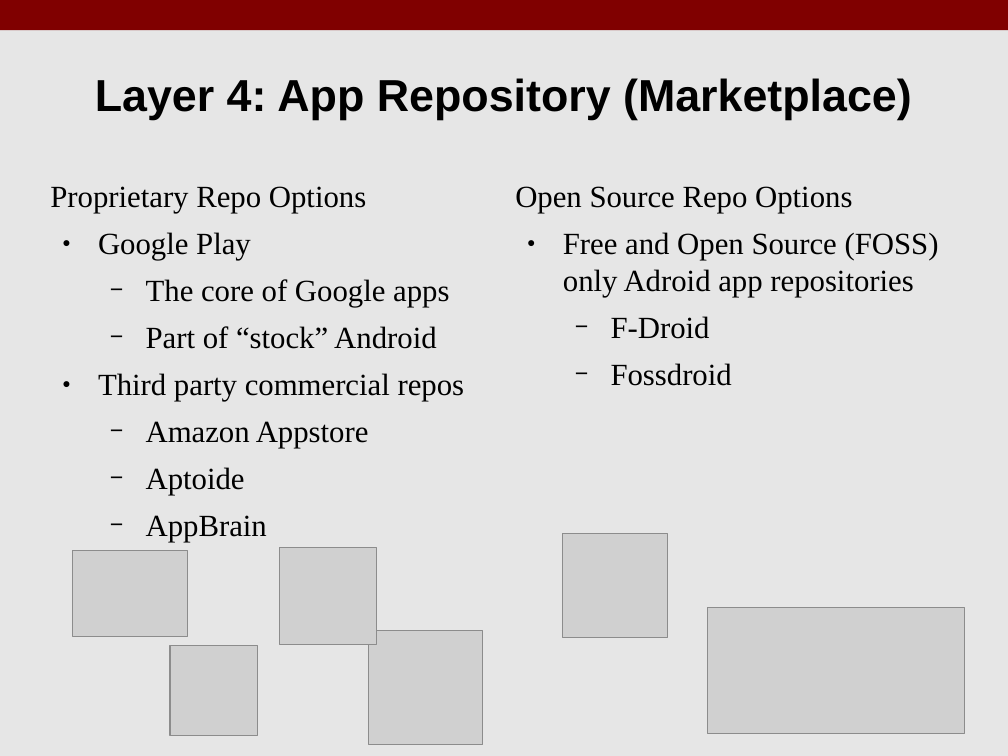
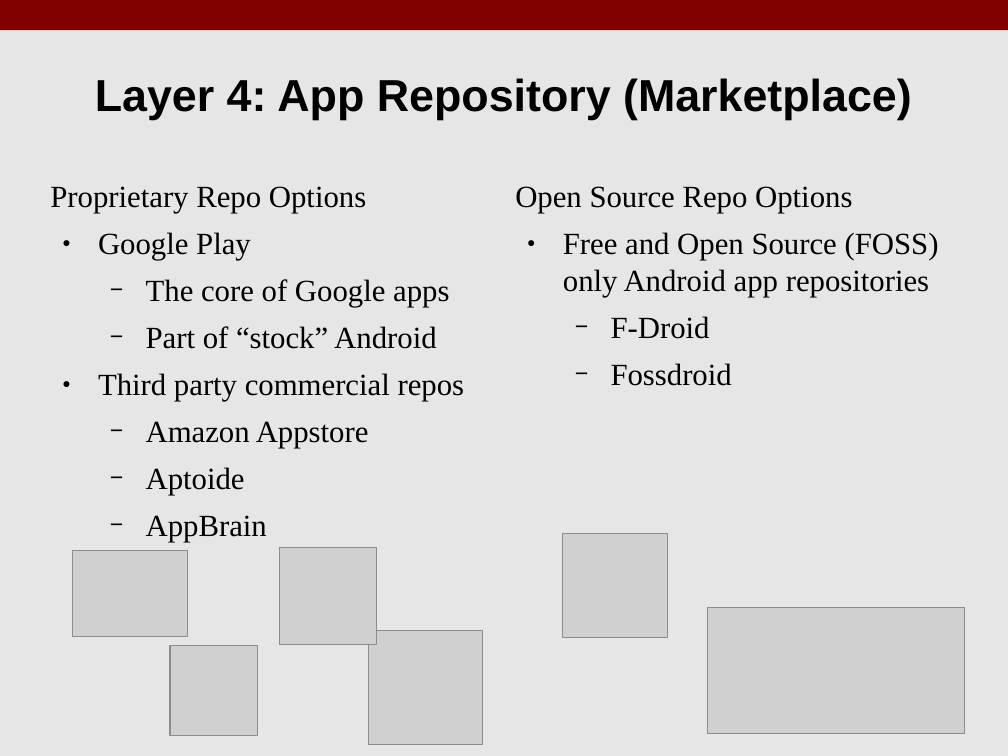
Before and after one commit to benroose/presentations, a slide deck: slide 13 of open_source_android/KLF17_Open_Source_Android.odp. Drawn at 1008x756 pixels with LibreOffice and Linux fonts; fonts in the diff are those of the drawing; grey boxes stand for pictures. Boxes give left, top, right and bottom in pixels: in the first picture for what was removed or moved away, otherwise in the second. Text is boxed around its words. In the diff, an @@ line names an element or a change of style, - is before the commit and + after.

Commit message:
updates to android slides

```diff
--- a/open_source_android/KLF17_Open_Source_Android.odp
+++ b/open_source_android/KLF17_Open_Source_Android.odp
@@ text at bbox=[563, 232, 939, 297]: text changed @@
-● Free and Open Source (FOSS) only Adroid app repositories
+● Free and Open Source (FOSS) only Android app repositories
```
Also in this commit, not shown: 3 other slides changed, 1 other file.
